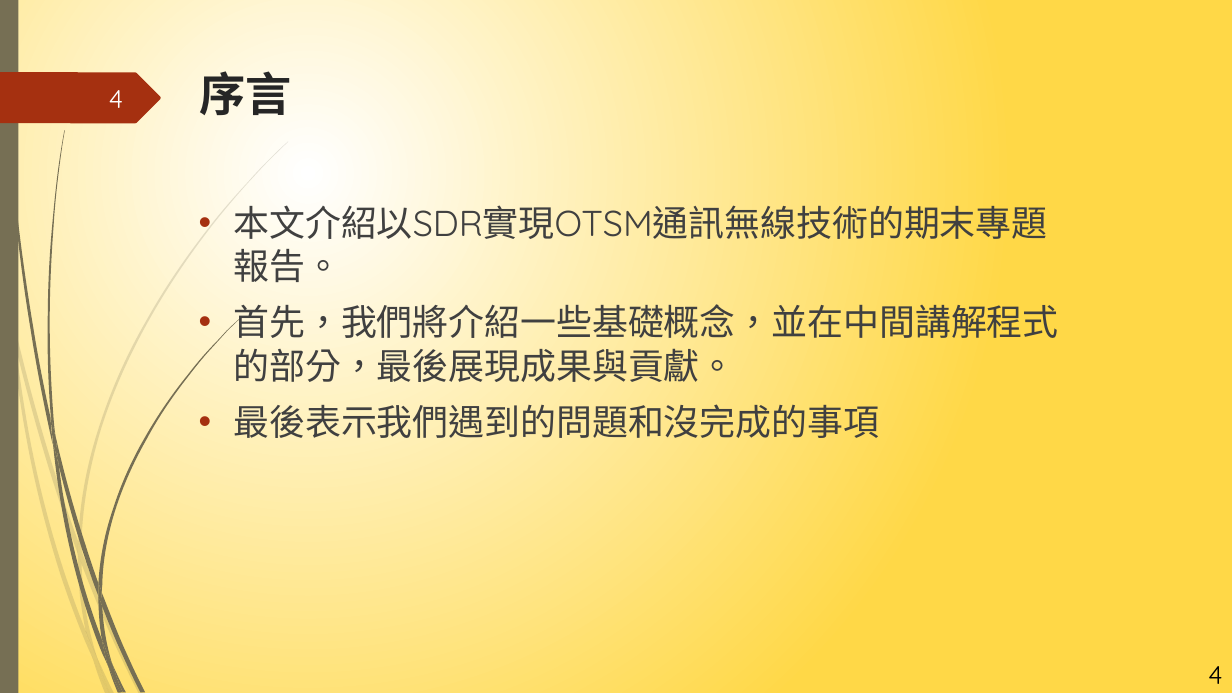
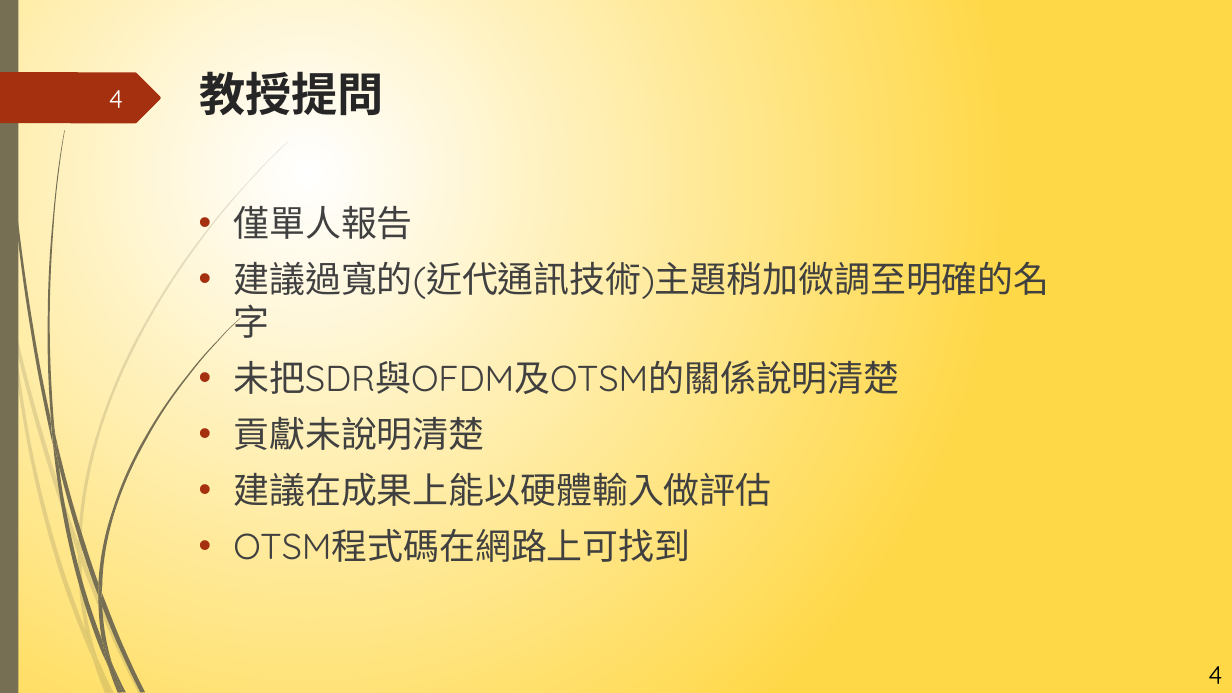
Before and after one commit to NIUWCSP/OTSM, a slide deck: slide 4 of report/以SDR實現OTSM通訊技術.pptx. Drawn at 1232x693 pixels with LibreOffice and Linux fonts; fonts in the diff are those of the drawing. Boxes give left, top, right and bottom in pixels: in the first picture for what was removed or moved away, otherwise in the second. Text is boxed around its words. In the diff, an @@ line names an element or a change of style, - is before the commit and + after.

Commit message:
更新 以SDR實現OTSM通訊技術.pptx

```diff
--- a/report/以SDR實現OTSM通訊技術.pptx
+++ b/report/以SDR實現OTSM通訊技術.pptx
@@ title at <box>199,71,384,115</box>: text changed @@
-序言
+教授提問
@@ text at <box>233,206,1049,562</box>: text changed @@
-• 本文介紹以SDR實現OTSM通訊無線技術的期末專題報告。
-• 首先，我們將介紹一些基礎概念，並在中間講解程式的部分，最後展現成果與貢獻。
-• 最後表示我們遇到的問題和沒完成的事項
+• 僅單人報告
+• 建議過寬的(近代通訊技術)主題稍加微調至明確的名字
+• 未把SDR與OFDM及OTSM的關係說明清楚
+• 貢獻未說明清楚
+• 建議在成果上能以硬體輸入做評估
+• OTSM程式碼在網路上可找到
```
